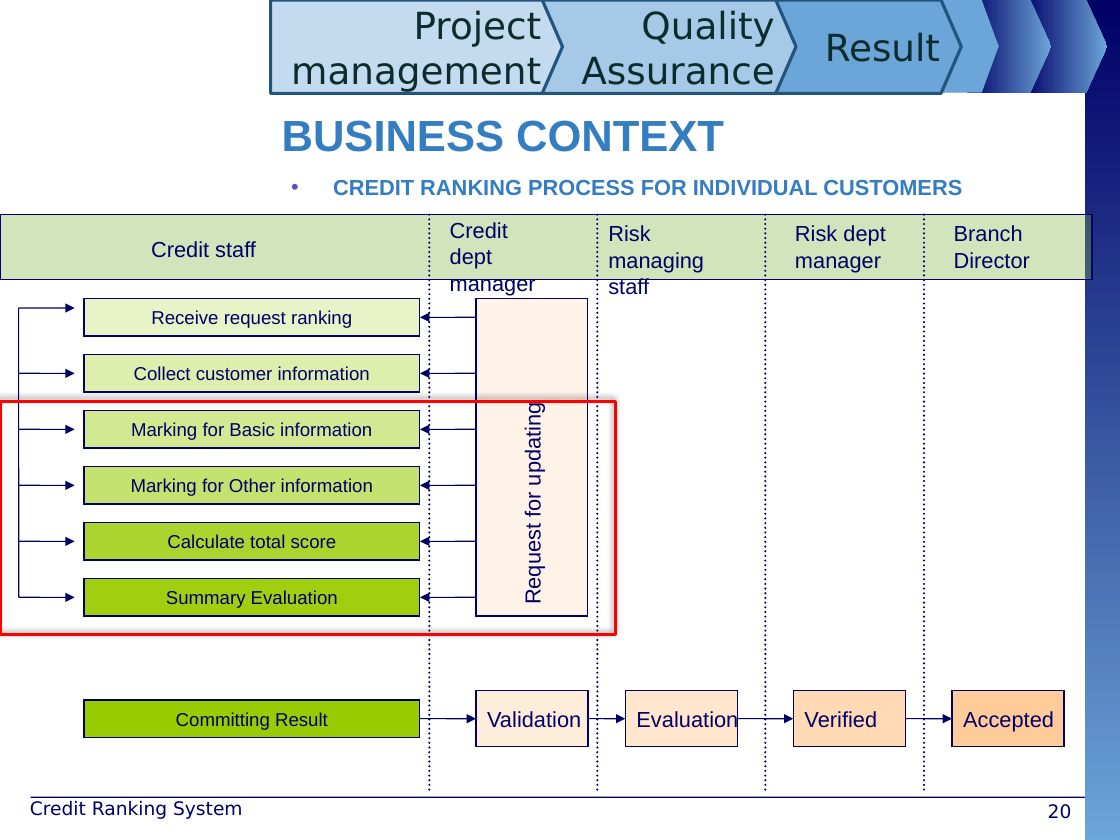
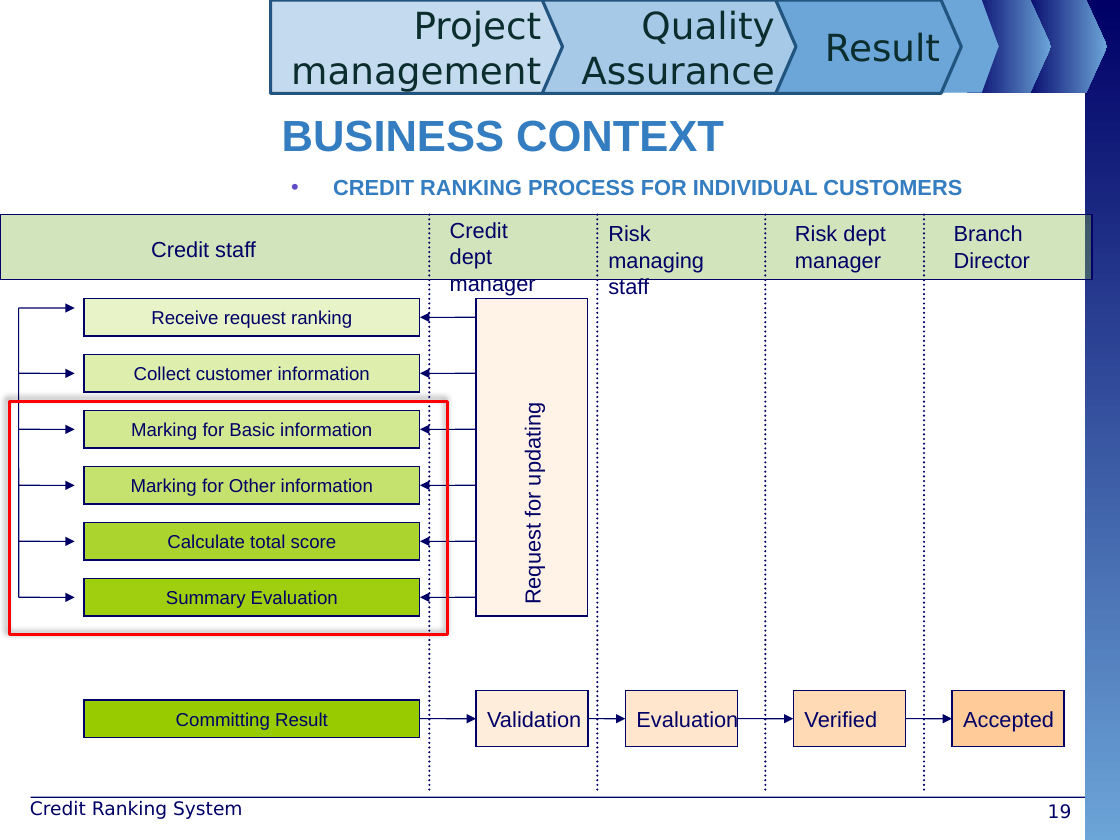
Before and after one commit to maily89/fbdm, a slide deck: slide 19 of Deliverables/FBD - slide.pptx (slide 20 before the commit). Drawn at 1120x840 pixels with LibreOffice and Linux fonts; fonts in the diff are those of the drawing; background and template pictures are left out. Boxes give left, top, right and bottom in pixels: in the first picture for what was removed or moved away, otherwise in the second. Text is boxed around its words. In the diff, an @@ line names an element or a change of style, - is before the commit and + after.

```diff
--- a/Deliverables/FBD - slide.pptx
+++ b/Deliverables/FBD - slide.pptx
@@ rectangle: place and size @@
-rectangle at (0,401,616,634)
+rectangle at (9,401,448,634)
@@ page number at (1048,804,1072,819): text changed @@
-20
+19
```
Also in this commit, not shown: 10 other slides changed, 1 slide removed.
